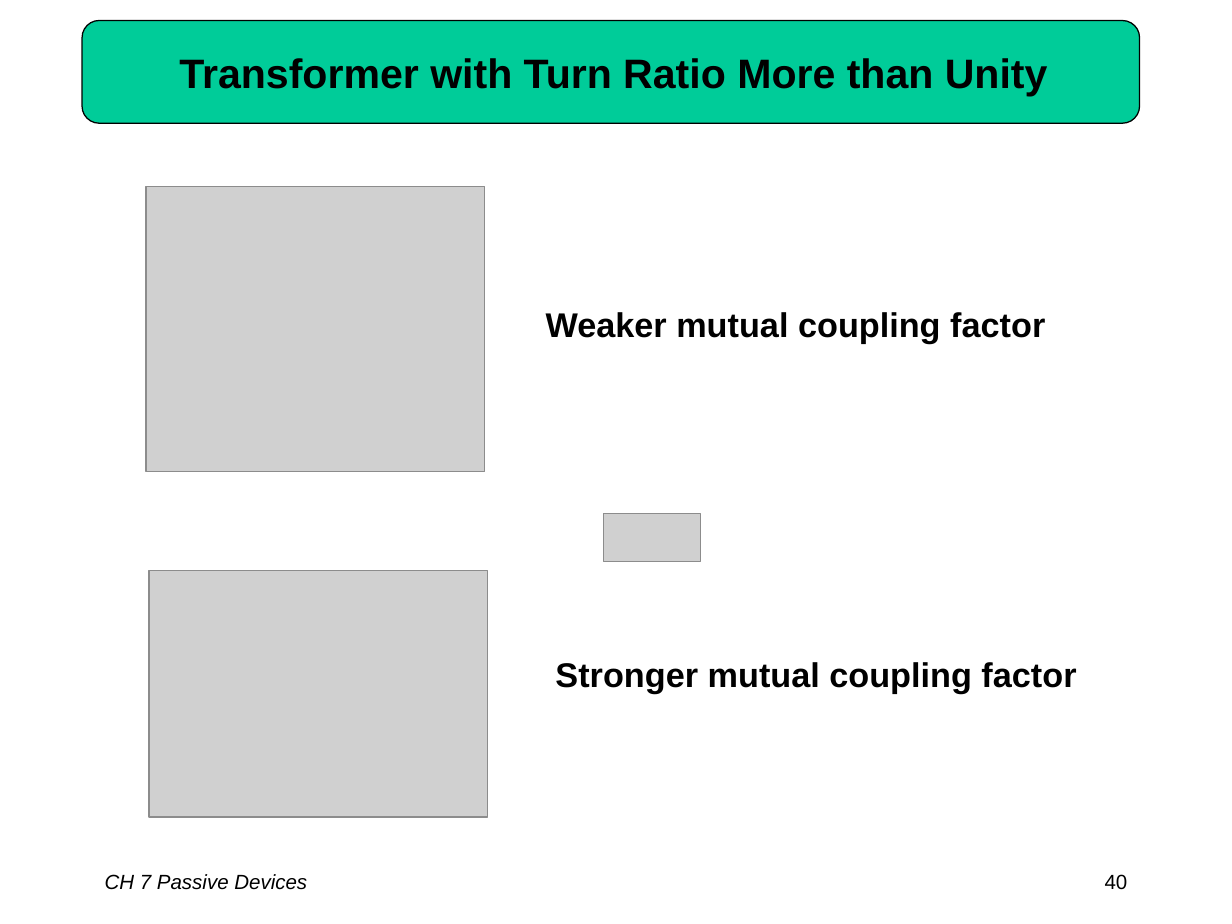
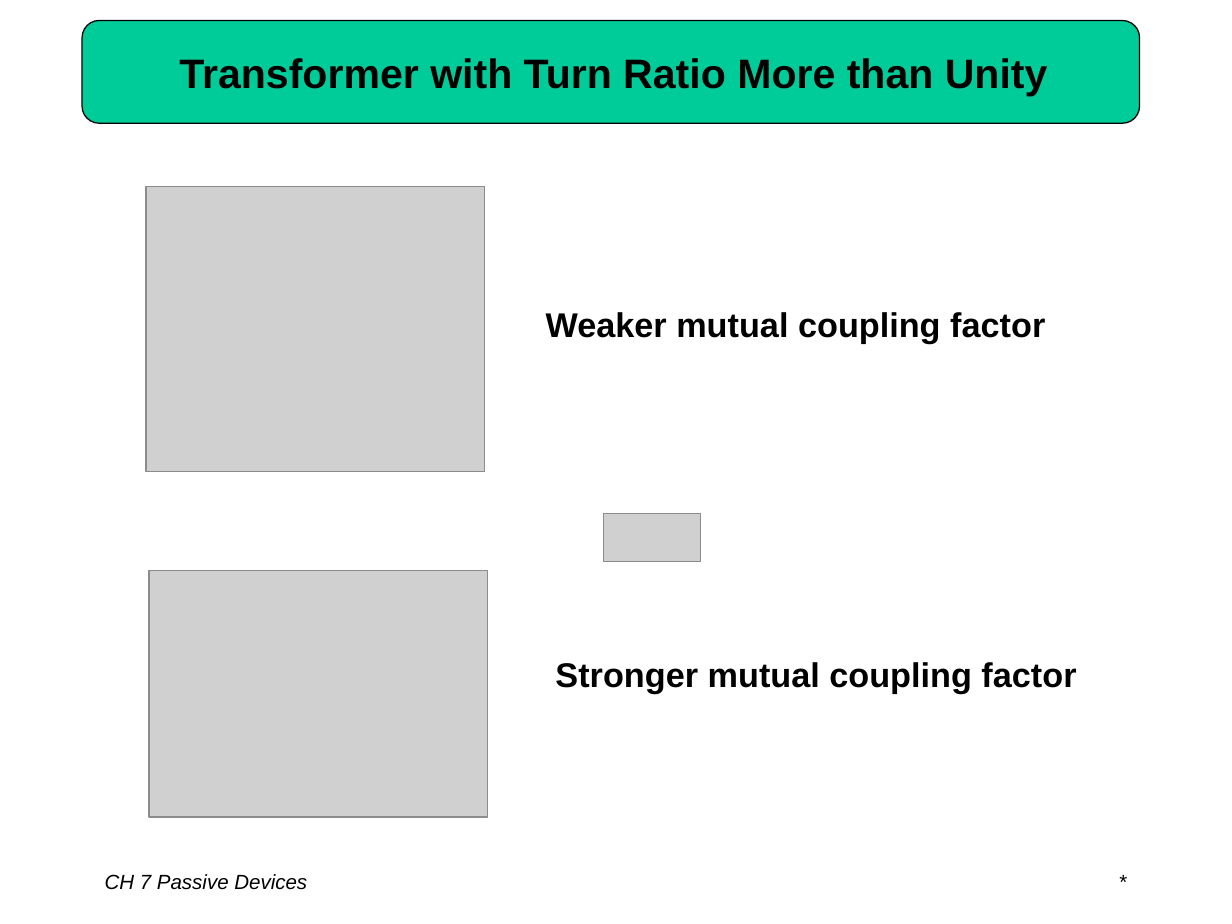
Before and after one commit to LukeLIN-web/curriculum_design, a slide deck: slide 22 of cmos射频电路/chapter 7 Passive Devices.ppt (slide 40 before the commit). Drawn at 1232x924 pixels with LibreOffice and Linux fonts; fonts in the diff are those of the drawing; grey boxes stand for pictures. Boxes give left, top, right and bottom in pixels: in the first picture for what was removed or moved away, otherwise in the second. Text is boxed around its words. In the diff, an @@ line names an element or a change of style, - is before the commit and + after.

```diff
--- a/cmos射频电路/chapter 7 Passive Devices.ppt
+++ b/cmos射频电路/chapter 7 Passive Devices.ppt
@@ text added at (x1=883, y1=862, x2=1140, y2=903), 12 pt, text #000000 @@
+*
@@ page number removed at (x1=1105, y1=874, x2=1128, y2=890) @@
-40
```
Also in this commit, not shown: 41 other slides changed, 30 slides removed, 2 other files.
